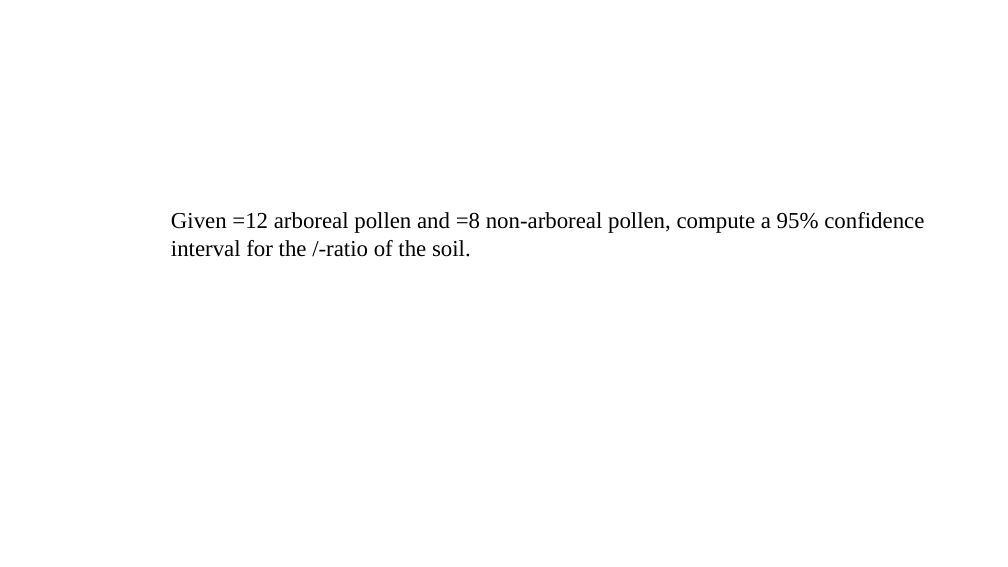
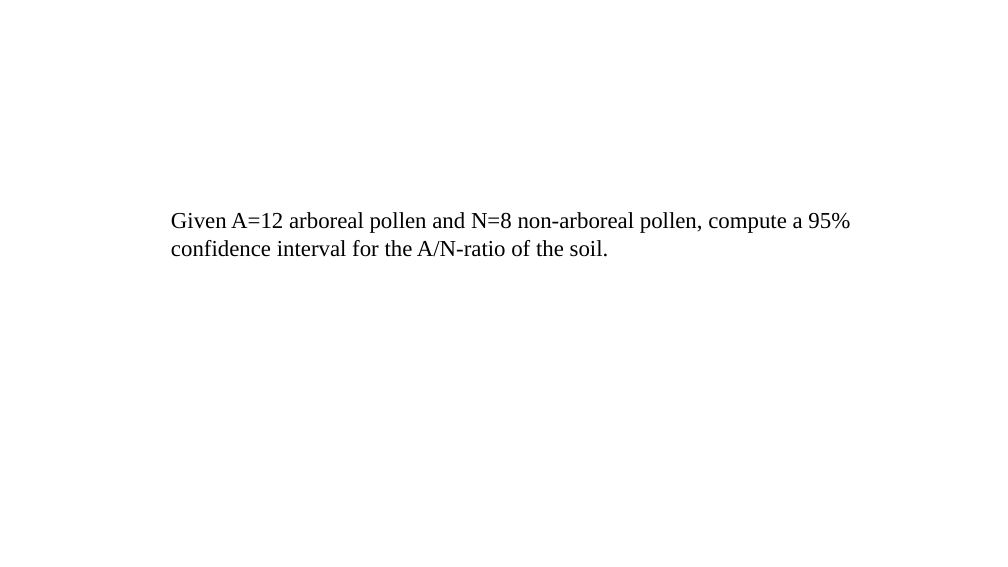
Before and after one commit to pvermees/geostats, a slide deck: slide 56 of slides/quizzes.odp. Drawn at 1008x567 pixels with LibreOffice and Linux fonts; fonts in the diff are those of the drawing. Boxes give left, top, right and bottom in pixels: in the first picture for what was removed or moved away, otherwise in the second. Text is boxed around its words. In the diff, an @@ line names an element or a change of style, - is before the commit and + after.

```diff
--- a/slides/quizzes.odp
+++ b/slides/quizzes.odp
@@ text at [171,212,850,257]: text changed @@
-Given =12 arboreal pollen and =8 non-arboreal pollen, compute a 95% confidence interval for the /-ratio of the soil.
+Given A=12 arboreal pollen and N=8 non-arboreal pollen, compute a 95% confidence interval for the A/N-ratio of the soil.
```
Also in this commit, not shown: 3 other slides changed, 4 other files.
